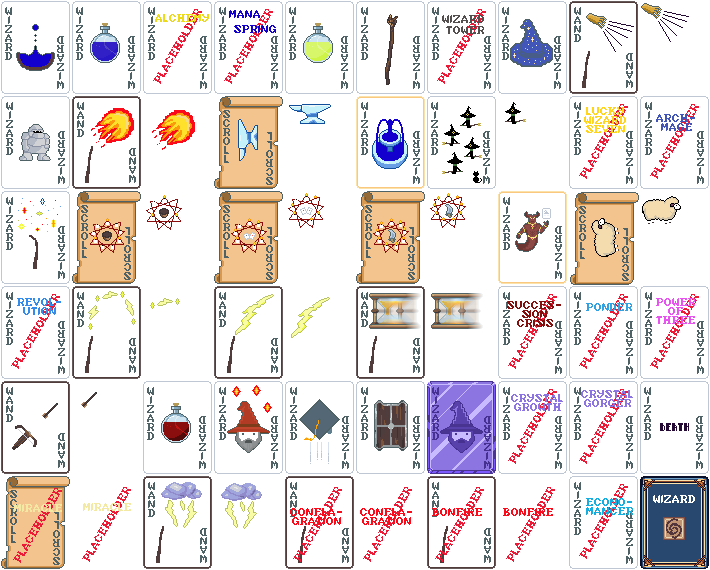
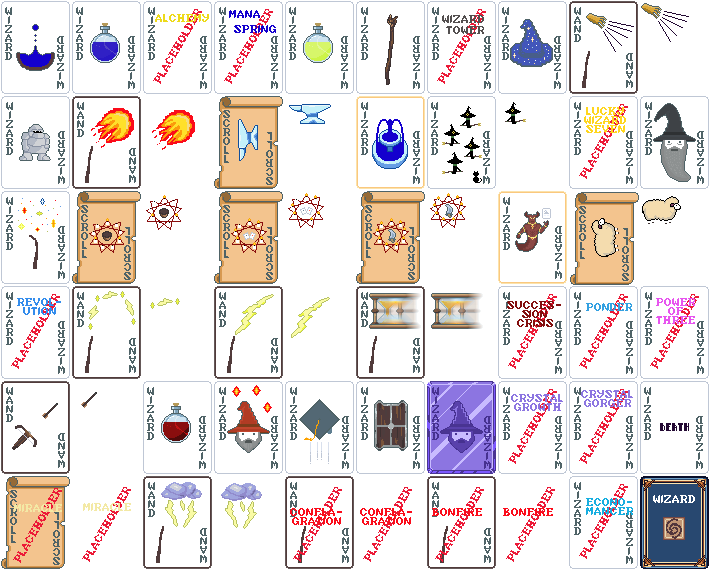
Layer changes from the first w=710, h=570 image to the second:
added group "Archmage" with 2 layers above "Placeholder Succession Crisis" over 650, 103, 699, 182
added layer "Archmage art" in group "Archmage" over 653, 103, 696, 182
renamed "Placeholder Archmage" to "Archmage card back", moved it into group "Archmage", painted on it over 650, 103, 699, 182
